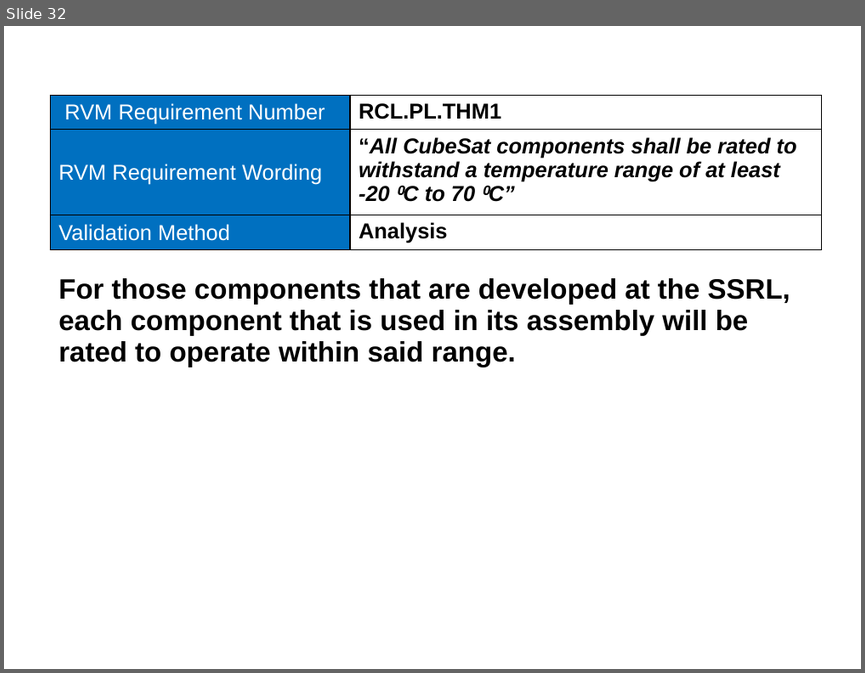
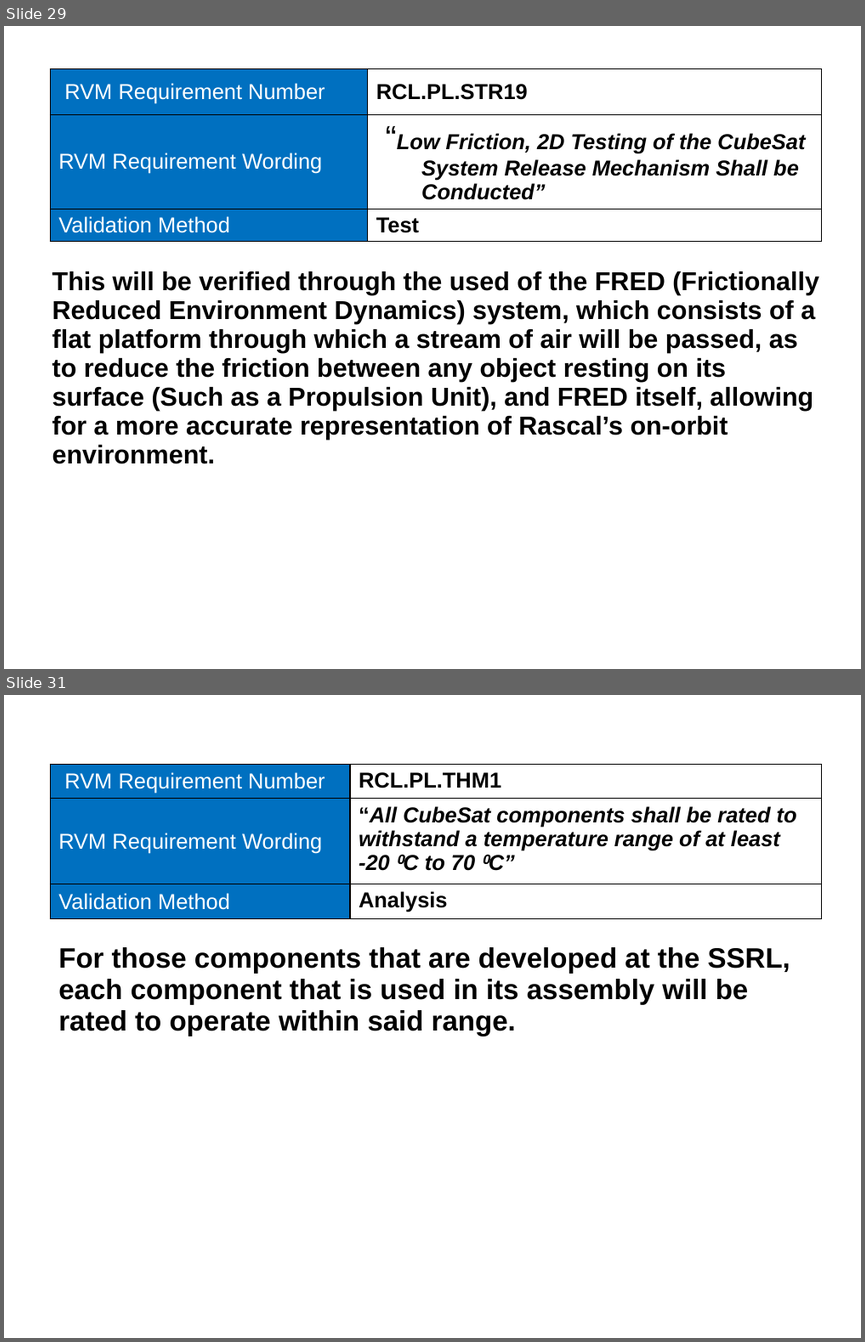
Before and after one commit to RascalSeniorDesign/Preliminary-Design, a slide deck: CMQA/Presentations/SRR Presentation.pptx. Shown one above the other, each under a label of ours: slide 32 before the commit, slides 29 and 31 after it; the slides between them are not shown. The pictures are 865x673 and 865x1342 pixels, drawn with LibreOffice and Linux fonts; fonts in the diff are those of the drawing; background and template pictures are left out. Boxes give left, top, right and bottom in pixels: in the first picture for what was removed or moved away, otherwise in the second. Text is boxed around its words. In the diff, an @@ line names an element or a change of style, - is before the commit and + after.

```diff
--- a/CMQA/Presentations/SRR Presentation.pptx
+++ b/CMQA/Presentations/SRR Presentation.pptx
@@ slide 29 added at [4,26,861,669], background picture (left out) @@
@@ table added at [50,68,820,250], 3 rows, 2 columns @@
+RVM Requirement Number | RCL.PL.STR19
+RVM Requirement Wording | “Low Friction, 2D Testing of the CubeSat System Release Mechanism Shall be Conducted”
+Validation Method | Test
@@ text added at [52,272,819,465], 24 pt, text #000000, bold @@
+This will be verified through the used of the FRED (Frictionally Reduced Environment Dynamics) system, which consists of a flat platform through which a stream of air will be passed, as to reduce the friction between any object resting on its surface (Such as a Propulsion Unit), and FRED itself, allowing for a more accurate representation of Rascal’s on-orbit environment.
@@ what was slide 32 is now slide 31 @@
```
Also in this commit, not shown: 4 slides changed, 8 other slides added, 11 slides removed.
